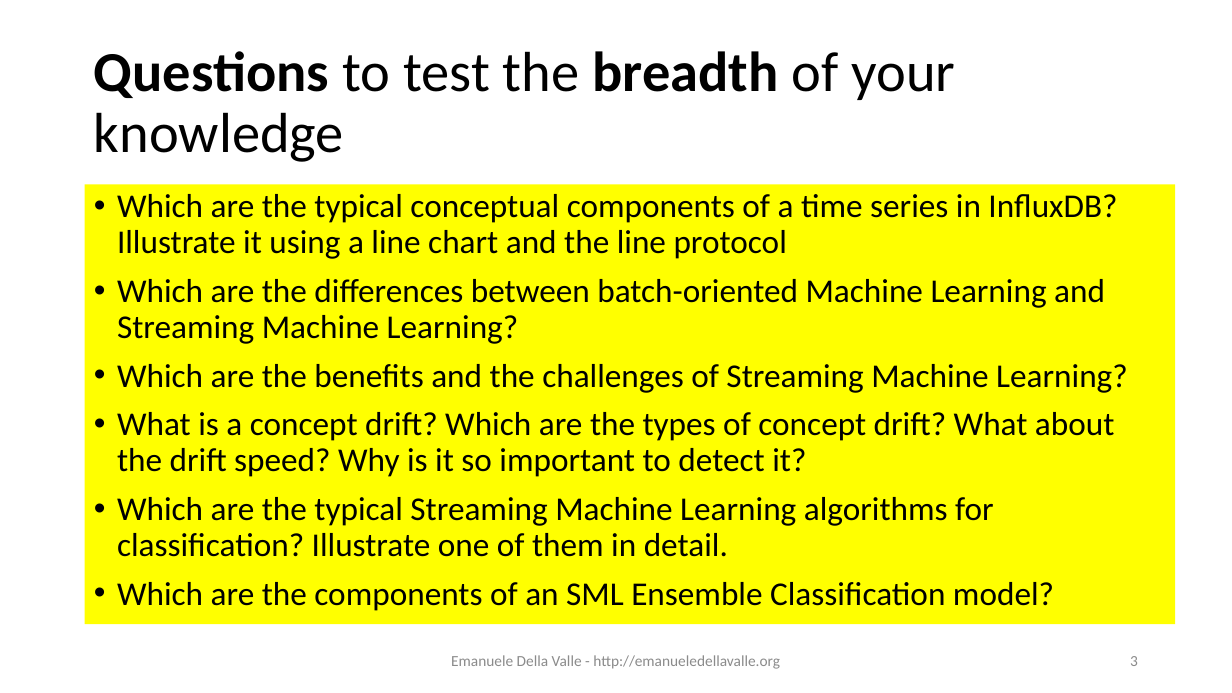
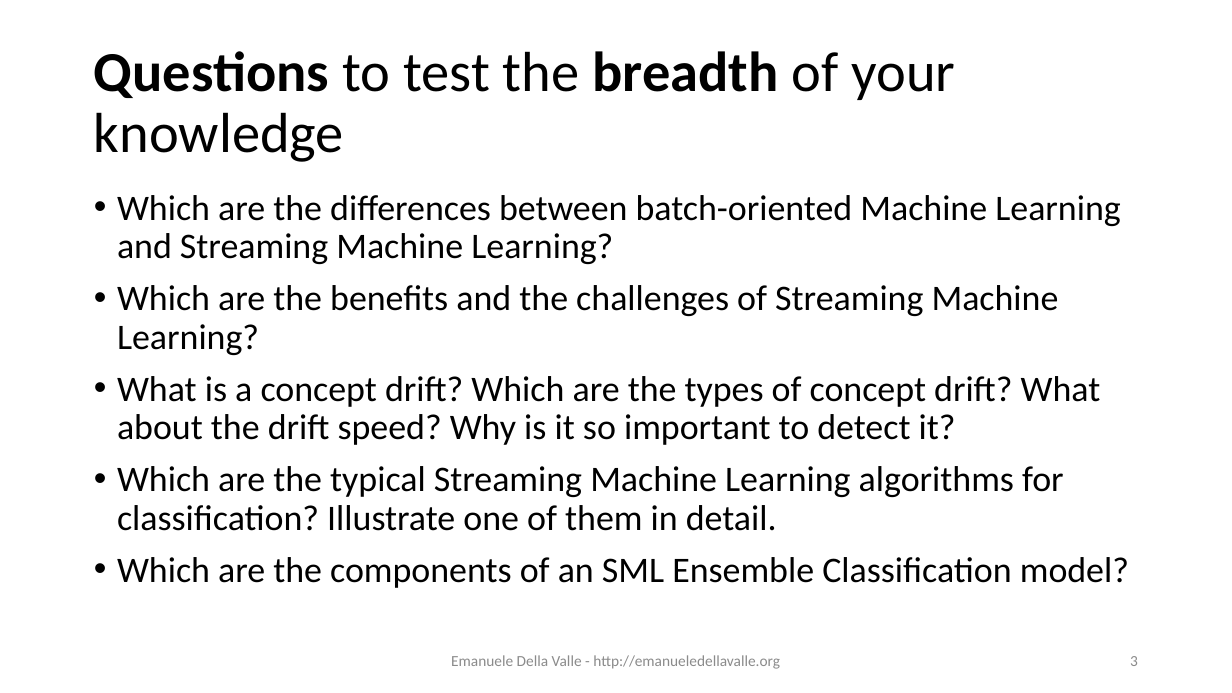
Before and after one commit to eugeniovaretti/streaming-data-analytics, a slide deck: slide 3 of lectures/11_SDS_exam-preview/11_Streaming-Data-Science_exam-preview.pptx. Drawn at 1232x693 pixels with LibreOffice and Linux fonts; fonts in the diff are those of the drawing. Boxes give left, top, right and bottom in pixels: in the first picture for what was removed or moved away, otherwise in the second. Text is boxed around its words. In the diff, an @@ line names an element or a change of style, - is before the commit and + after.

```diff
--- a/lectures/11_SDS_exam-preview/11_Streaming-Data-Science_exam-preview.pptx
+++ b/lectures/11_SDS_exam-preview/11_Streaming-Data-Science_exam-preview.pptx
@@ text "Which are the differences between ...": place and size @@
-text "Which are the differences between ..." at box(85, 185, 1176, 625)
+text "Which are the differences between ..." at box(117, 195, 1129, 588)
@@ text "Which are the differences between ..." at box(117, 195, 1129, 588): size 25.9 to 28 pt; fill #FFFF00 to none @@
@@ text at box(117, 194, 1117, 259): paragraph removed @@
-• Which are the typical conceptual components of a time series in InfluxDB? Illustrate it using a line chart and the line protocol
```
Also in this commit, not shown: 7 other slides changed, 3 slides added.
